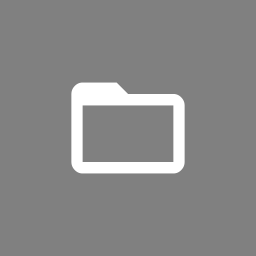
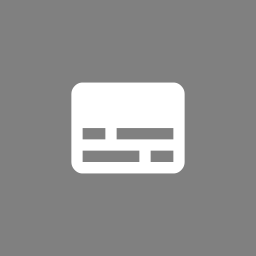
Layer changes from the first 256px x 256px image to the second:
showed "tag" over [82, 82, 185, 162]
renamed "folder Kopie" to "parent folder", hid it over [82, 82, 185, 162]
